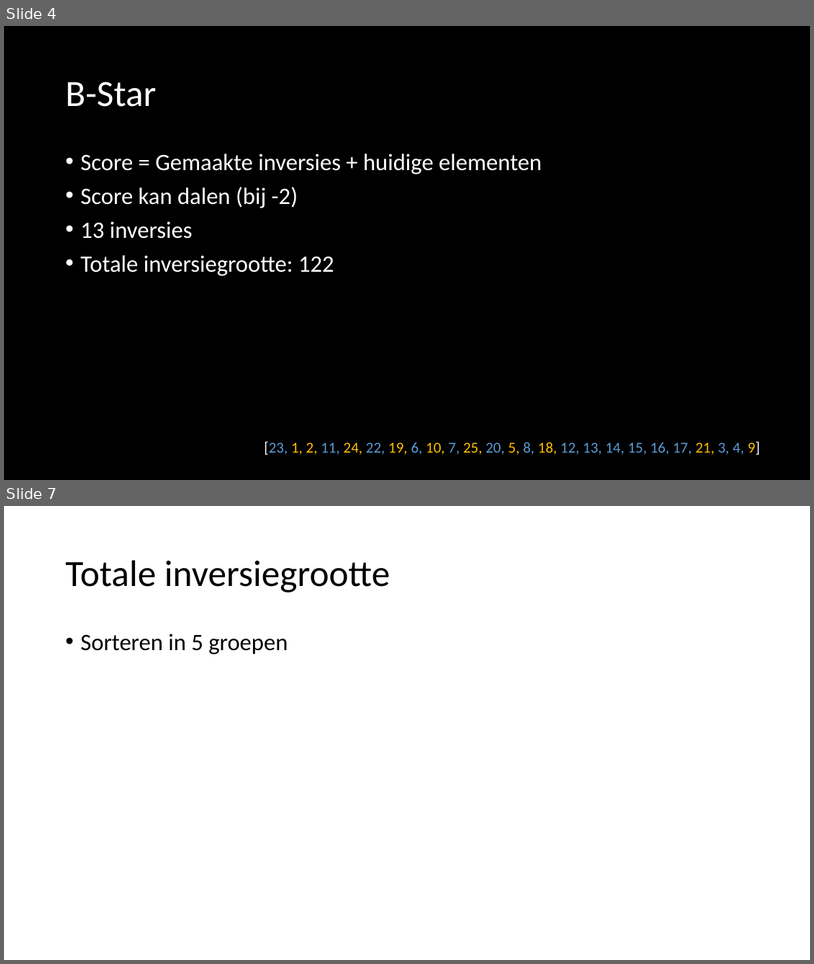
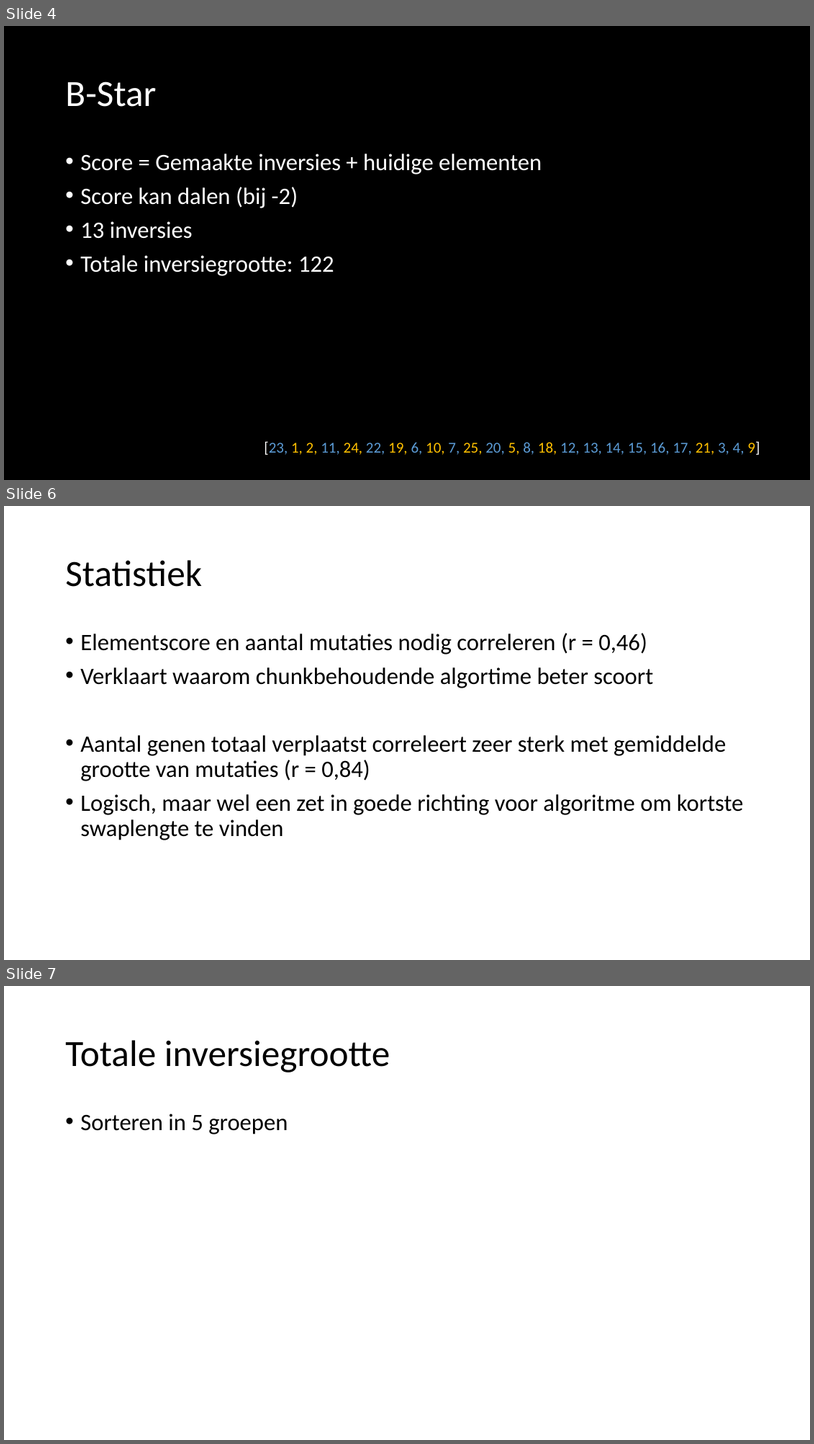
Before and after one commit to Blomr/Fruitvliegen, a slide deck: Fruitvliegen_week7.pptx. Shown one above the other, each under a label of ours: slides 4 and 7 before the commit, slides 4, 6 and 7 after it; the slides between them are not shown. The pictures are 814x964 and 814x1444 pixels, drawn with LibreOffice and Linux fonts; fonts in the diff are those of the drawing. Boxes give left, top, right and bottom in pixels: in the first picture for what was removed or moved away, otherwise in the second. Text is boxed around its words. In the diff, an @@ line names an element or a change of style, - is before the commit and + after.

```diff
--- a/Fruitvliegen_week7.pptx
+++ b/Fruitvliegen_week7.pptx
@@ slide 6 added at (x1=4, y1=506, x2=810, y2=960), background #FFFFFF @@
@@ title added at (x1=65, y1=560, x2=202, y2=587), 44 pt, text #000000 @@
+Statistiek
@@ text added at (x1=80, y1=633, x2=743, y2=840), 28 pt, text #000000 @@
+• Elementscore en aantal mutaties nodig correleren (r = 0,46)
+• Verklaart waarom chunkbehoudende algortime beter scoort
+• Aantal genen totaal verplaatst correleert zeer sterk met gemiddelde grootte van mutaties (r = 0,84)
+• Logisch, maar wel een zet in goede richting voor algoritme om kortste swaplengte te vinden
```
Also in this commit, not shown: 2 slides changed, 1 slide removed, 1 other file.
